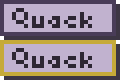
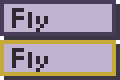
Comparing the layer stacks of the two (120, 80) images. Changes:
renamed "Layer 5" to "Layer 5 copy 2", moved it above "Layer 5 copy", painted on it over (12, 8, 92, 32)
painted on "Layer 5 copy" over (12, 48, 92, 72)
